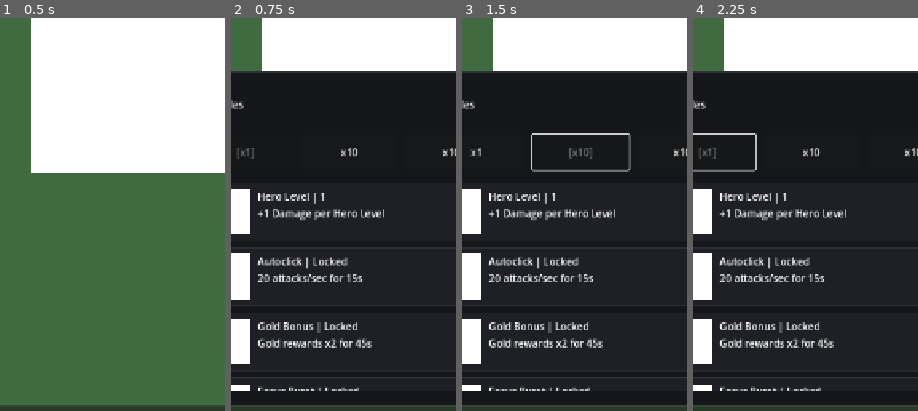
Above: before the commit, frames 1-4 (left to right).
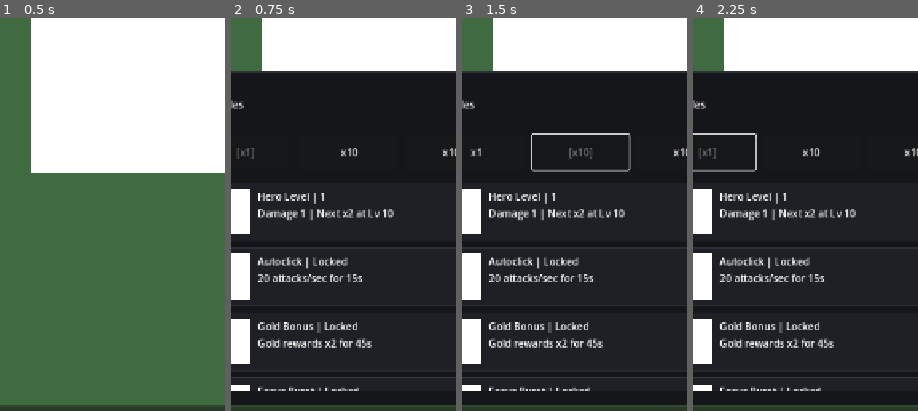
Above: after the commit, the same moments.

Repository: StanisRyz/naruto-clicker
Game: Godot game, scene res://scenes/main/Main.tscn
The game is run twice, just before and just after one commit, with the same random seed, the same clock (stepped at 60 frames per second) and the same inputs.
Inputs:
- Up to frame 1 (0.5 s): no input
- Up to frame 2 (0.75 s): click "Upgrades" at 0.5 s
- Up to frame 3 (1.5 s): click "x10" at 1.25 s
- Up to frame 4 (2.25 s): click "x1" at 2 s
The pictures show only the part of the screen within x 12-62%, y 42-92%; the shares and areas given below are measured in that part.

Frame 1 is identical in both runs. In frame 2, 1.0% of the frame differs, in the area x 12-73%, y 48-52%; in frame 3, 1.0%; in frame 4, 1.0%.

Commit message:
Add hero and partner milestone multipliers
Add milestone-based progression multipliers for hero level and partner DPS.

Changes include:
- Add shared milestone levels: 10, 25, 50, 100, 250, 500.
- Double total hero damage contribution at each reached milestone.
- Double each partner tier's total DPS contribution at each reached milestone.
- Apply milestone multipliers to accumulated levels, not only future purchases.
- Update hero and partner UI with next milestone information.
- Preserve existing bulk-buy, abilities, combo, settlement, prestige talents, zones, bosses, and enemy systems.

Diff:
--- a/scenes/ui/PartnerPanel.gd
+++ b/scenes/ui/PartnerPanel.gd
@@ -87,8 +87,16 @@
 	var effect_label: Label = row["effect_label"]
 	var button: Button = row["button"]
 	var partner_name: String = state.partner_names[partner_index]
-	name_count_label.text = "%s | %d" % [partner_name, state.partner_counts[partner_index]]
-	effect_label.text = state.get_partner_description(partner_index)
+	var partner_count: int = state.partner_counts[partner_index]
+	var next_milestone: int = state.get_next_milestone(partner_count)
+	name_count_label.text = "%s | %d" % [partner_name, partner_count]
+	if next_milestone > 0:
+		effect_label.text = "DPS %d | Next x2 at %d" % [
+			state.get_partner_tier_total_dps(partner_index),
+			next_milestone,
+		]
+	else:
+		effect_label.text = "DPS %d | Max milestones" % state.get_partner_tier_total_dps(partner_index)
 
 	if not state.can_buy_partner(partner_index):
 		button.disabled = true
--- a/scenes/ui/UpgradePanel.gd
+++ b/scenes/ui/UpgradePanel.gd
@@ -60,9 +60,13 @@
 	var button: Button = hero_level_row["button"]
 	var bulk_count: int = state.get_character_level_bulk_display_count(selected_buy_mode)
 	var bulk_cost: int = state.get_character_level_bulk_display_cost(selected_buy_mode)
+	var next_milestone: int = state.get_next_milestone(state.character_level)
 
 	name_status_label.text = "Hero Level | %d" % state.character_level
-	effect_label.text = "+1 Damage per Hero Level"
+	if next_milestone > 0:
+		effect_label.text = "Damage %d | Next x2 at Lv %d" % [state.click_damage, next_milestone]
+	else:
+		effect_label.text = "Damage %d | Max milestones" % state.click_damage
 	button.disabled = false
 	button.text = "Upgrade x%d - Cost: %d" % [bulk_count, bulk_cost]
 
--- a/scripts/game/ClickerState.gd
+++ b/scripts/game/ClickerState.gd
@@ -102,6 +102,8 @@
 var partner_cost_steps: Array[int] = [10, 30, 50, 100, 180, 300, 500, 900, 1600, 2800, 5000, 9000, 16000]
 var partner_counts: Array[int] = []
 var partner_purchase_costs: Array[int] = []
+var milestone_levels: Array[int] = [10, 25, 50, 100, 250, 500]
+var milestone_multiplier_per_reached: int = 2
 var building_names: Array[String] = ["Training Camp", "Market", "Knight Hut", "War Banner", "Clock Tower", "Boss Shrine"]
 var building_bonus_types: Array[String] = ["partner_dps", "gold", "click_damage", "ability_duration", "ability_cooldown", "boss_gold"]
 var building_base_costs: Array[int] = [25, 75, 150, 500, 1200, 3000]
@@ -494,7 +496,7 @@
 	var total_dps: int = 0
 
 	for index in range(partner_counts.size()):
-		total_dps += partner_counts[index] * partner_dps_values[index]
+		total_dps += get_partner_tier_total_dps(index)
 
 	return total_dps
 
@@ -504,18 +506,15 @@
 	if total_dps <= 0:
 		return 0
 
-	var base_tick: int = int(total_dps / 10.0)
-	if base_tick <= 0:
-		return 0
-
-	var final_tick: int = int(
-		base_tick
+	var final_dps: int = int(
+		total_dps
 		* get_prestige_damage_multiplier()
 		* get_command_aura_multiplier()
 		* get_settlement_partner_dps_multiplier()
 		* get_rally_multiplier()
 		* get_boss_damage_multiplier()
 	)
+	var final_tick: int = int(final_dps / 10.0)
 	return maxi(1, final_tick)
 
 
@@ -729,6 +728,41 @@
 		return ""
 
 	return "%d DPS" % partner_dps_values[partner_index]
+
+
+func get_milestone_multiplier(level: int) -> int:
+	var multiplier: int = 1
+	for milestone in milestone_levels:
+		if level >= milestone:
+			multiplier *= milestone_multiplier_per_reached
+
+	return multiplier
+
+
+func get_next_milestone(level: int) -> int:
+	for milestone in milestone_levels:
+		if level < milestone:
+			return milestone
+
+	return 0
+
+
+func get_character_milestone_multiplier() -> int:
+	return get_milestone_multiplier(character_level)
+
+
+func get_partner_milestone_multiplier(partner_index: int) -> int:
+	if partner_index < 0 or partner_index >= partner_counts.size():
+		return 1
+
+	return get_milestone_multiplier(partner_counts[partner_index])
+
+
+func get_partner_tier_total_dps(partner_index: int) -> int:
+	if partner_index < 0 or partner_index >= partner_counts.size() or partner_index >= partner_dps_values.size():
+		return 0
+
+	return partner_counts[partner_index] * partner_dps_values[partner_index] * get_partner_milestone_multiplier(partner_index)
 
 
 func get_ability_description(ability_id: String) -> String:
@@ -1062,10 +1096,11 @@
 
 
 func _update_character_state() -> void:
+	var base_damage: int = character_level * get_character_milestone_multiplier()
 	click_damage = maxi(
 		1,
 		int(
-			character_level
+			base_damage
 			* get_prestige_damage_multiplier()
 			* get_focus_training_multiplier()
 			* get_focus_burst_multiplier()
Not shown, changed: AGENTS.md
Not shown, changed: README.md
